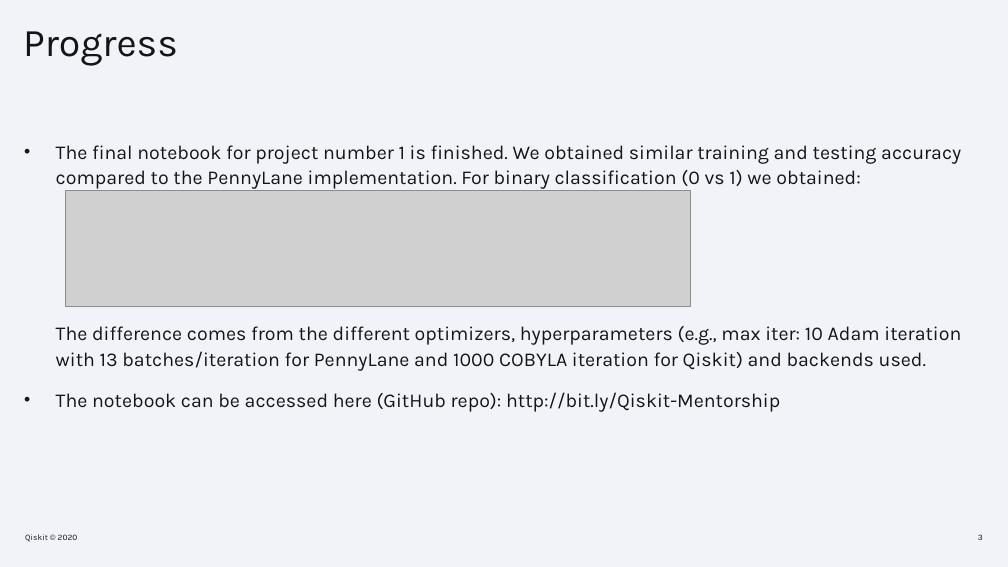
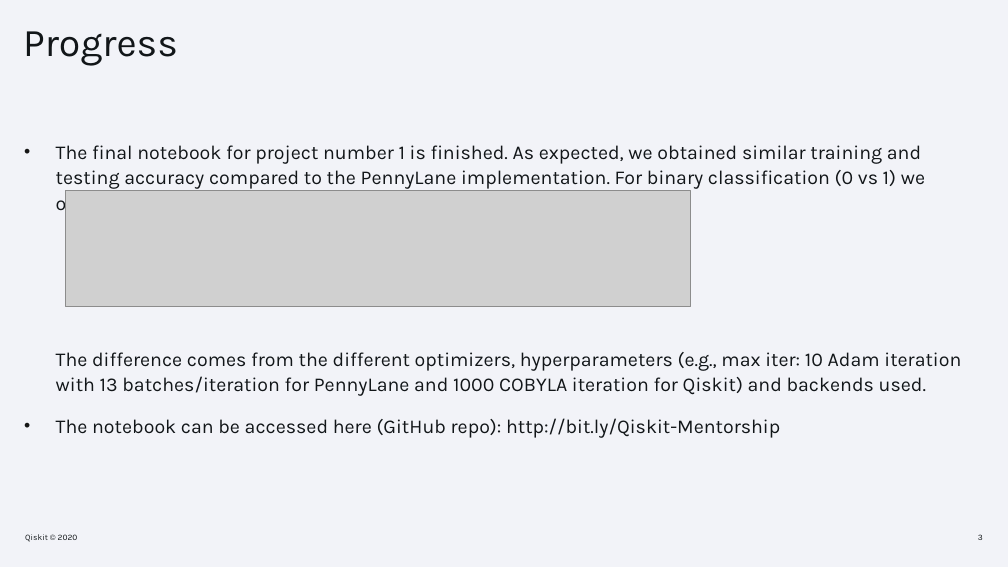
Before and after one commit to ericardomuten/qiskit-advocate-mentorship, a slide deck: slide 3 of April Mid Term Checkpoint.pptx. Drawn at 1008x567 pixels with LibreOffice and Linux fonts; fonts in the diff are those of the drawing; grey boxes stand for pictures; background and template pictures are left out. Boxes give left, top, right and bottom in pixels: in the first picture for what was removed or moved away, otherwise in the second. Text is boxed around its words. In the diff, an @@ line names an element or a change of style, - is before the commit and + after.

```diff
--- a/April Mid Term Checkpoint.pptx
+++ b/April Mid Term Checkpoint.pptx
@@ text at (x1=56, y1=145, x2=961, y2=396): text changed @@
-• The final notebook for project number 1 is finished. We obtained similar training and testing accuracy compared to the PennyLane implementation. For binary classification (0 vs 1) we obtained:
-  The difference comes from the different optimizers, hyperparameters (e.g., max iter: 10 Adam iteration with 13 batches/iteration for PennyLane and 1000 COBYLA iteration for Qiskit) and backends used.
+• The final notebook for project number 1 is finished. As expected, we obtained similar training and testing accuracy compared to the PennyLane implementation. For binary classification (0 vs 1) we obtained:
+  The difference comes from the different optimizers, hyperparameters (e.g., max iter: 10 Adam iteration with 13 batches/iteration for PennyLane and 1000 COBYLA iteration for Qiskit) and backends used.
```
Also in this commit, not shown: 3 other slides changed, 1 slide added, 1 slide removed.
